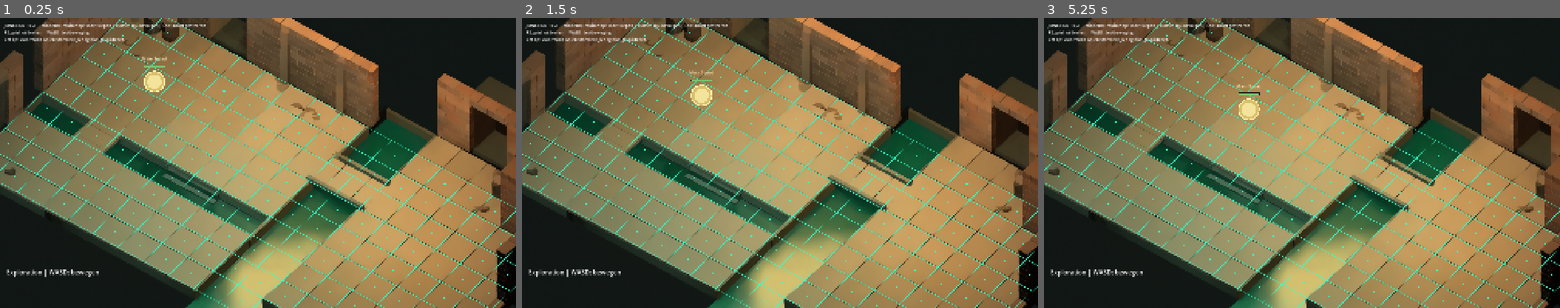
Above: before the commit, frames 1-3 (left to right).
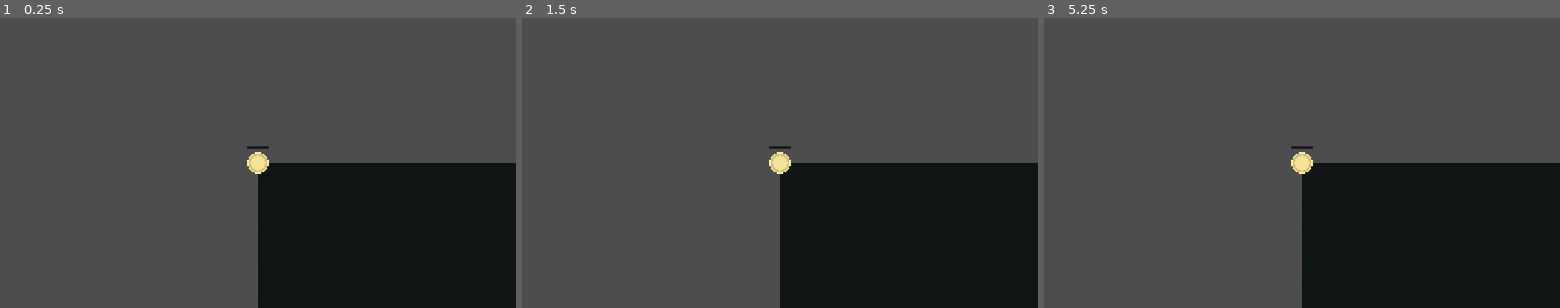
Above: after the commit, the same moments.

Repository: Kradoneem/TacticalRPG-Godot
Game: Godot game, scene res://scenes/exploration/sewer_junction_test.tscn
Same seed, same stepped clock (60 frames per second), same inputs: the game is played once before the commit and once after it. This scene is started directly instead of the project's main scene.
Inputs (mouse positions are in pixels of both pictures, inside the frame that each line leads up to):
- Up to frame 1 (0.25 s): no input
- Up to frame 2 (1.5 s): tap Enter (ui_accept) at 0.5, 0.77, 1.25 s; move the mouse to (893, 148) at 0.52 s; hold D (move_right) 0.53-1.25 s; tap 3 at 0.6 s; click (893, 148) at 0.67 s; drag from (676, 177) to (754, 221) at 1.27 s
- Up to frame 3 (5.25 s): tap Enter (ui_accept) at 2, 2.75, 3.5, 3.77, 4.25 s; move the mouse to (1353, 99) at 2.02 s; hold A (move_left) 2.03-2.75 s; tap 3 at 2.1, 3.8 s; click (1353, 99) at 2.17 s; drag from (1276, 221) to (1147, 119) at 2.77 s; move the mouse to (1456, 206) at 3.52 s; hold D (move_right) 3.53-4.25 s; tap Space at 3.6 s; click (1456, 206) at 3.67 s; drag from (1147, 119) to (1224, 90) at 4.27 s; move the mouse to (1327, 163) at 5.02 s; hold D (move_right) from 5.03 s (still down); tap 2 at 5.1 s; click (1327, 163) at 5.17 s

The runs differ from the first frame. In frame 1, 98% of the frame differs, in the area x 0-100%, y 0-100%; in frame 2, 98%; in frame 3, 98%.

Commit message:
feat-junction-walkable-floor-and-camera-follow

Diff:
--- a/scripts/exploration/exploration_camera.gd
+++ b/scripts/exploration/exploration_camera.gd
@@ -1,37 +1,44 @@
 extends Camera2D
 
 ## Camera presentation only.
-## Does not move tokens or change grid coordinates.
-## Bounds are expressed in this camera parent's local coordinates.
+## Manual inspection ends after a real target-cell change.
+## Calibration never automatically recenters the camera.
+
+@export_range(0.0, 20.0, 0.5) var follow_speed: float = 8.0
 
 var _bounds: Rect2
-var _target: Node2D
+var _target: TacticalPlayer
 var _calibration_check: Callable
 var _configured: bool = false
-var _following: bool = false
+var _following: bool = true
 var _dragging: bool = false
 
 
 func configure(
 	assigned_bounds: Rect2,
-	assigned_target: Node2D,
+	assigned_target: TacticalPlayer,
 	assigned_calibration_check: Callable
 ) -> void:
+	if is_instance_valid(_target):
+		if _target.cell_changed.is_connected(_on_target_cell_changed):
+			_target.cell_changed.disconnect(_on_target_cell_changed)
+
 	_bounds = assigned_bounds
 	_target = assigned_target
 	_calibration_check = assigned_calibration_check
 
-	# One map pixel per viewport unit.
-	# Actual monitor pixels also depend on window stretching.
 	zoom = Vector2.ONE
 	offset = Vector2.ZERO
 	position_smoothing_enabled = false
 	rotation_smoothing_enabled = false
 
 	_configured = true
-	_following = false
+	_following = true
+	_dragging = false
 
-	position = _bounds.get_center()
+	_target.cell_changed.connect(_on_target_cell_changed)
+
+	position = _target.position
 	_clamp_position()
 	make_current()
 
@@ -43,7 +50,19 @@
 	)
 
 
-func _process(_delta: float) -> void:
+func _on_target_cell_changed(
+	previous_cell: Vector2i,
+	new_cell: Vector2i
+) -> void:
+	if previous_cell == new_cell or _is_calibrating():
+		return
+
+	# Actual movement, not a blocked WASD attempt, resumes following.
+	_dragging = false
+	_following = true
+
+
+func _process(delta: float) -> void:
 	if not _configured:
 		return
 
@@ -52,10 +71,15 @@
 
 	if (
 		_following
+		and not _dragging
 		and not _is_calibrating()
 		and is_instance_valid(_target)
 	):
-		position = _target.position
+		if follow_speed <= 0.0:
+			position = _target.position
+		else:
+			var weight: float = 1.0 - exp(-follow_speed * delta)
+			position = position.lerp(_target.position, weight)
 
 	_clamp_position()
 
@@ -77,16 +101,10 @@
 			return
 
 	if event is InputEventMouseMotion and _dragging:
-		var previous_screen_point: Vector2 = (
-			get_viewport().get_mouse_position()
-			- (event as InputEventMouseMotion).relative
-		)
-		var current_screen_point: Vector2 = (
-			get_viewport().get_mouse_position()
-		)
+		var motion := event as InputEventMouseMotion
+		var current_point: Vector2 = get_viewport().get_mouse_position()
+		var previous_point: Vector2 = current_point - motion.relative
 
-		# Convert viewport movement into map-local movement.
-		# This also respects canvas stretching.
 		var screen_to_map: Transform2D = (
 			(get_parent() as Node2D)
 			.get_global_transform_with_canvas()
@@ -94,8 +112,8 @@
 		)
 
 		position += (
-			screen_to_map * previous_screen_point
-			- screen_to_map * current_screen_point
+			screen_to_map * previous_point
+			- screen_to_map * current_point
 		)
 
 		_clamp_position()
@@ -124,19 +142,14 @@
 	if not is_instance_valid(_target):
 		return
 
+	_dragging = false
+	_following = true
 	position = _target.position
-
-	# During calibration, Home only centers once.
-	# Camera following must not interfere with floor-point selection.
-	_following = not _is_calibrating()
-
 	_clamp_position()
 
 
 func _clamp_position() -> void:
-	var half_view: Vector2 = (
-		get_viewport_rect().size / zoom * 0.5
-	)
+	var half_view: Vector2 = get_viewport_rect().size / zoom * 0.5
 
 	position.x = _clamp_axis(
 		position.x,
--- a/scripts/exploration/sewer_entrance_test.gd
+++ b/scripts/exploration/sewer_entrance_test.gd
@@ -37,12 +37,11 @@
 var _save_button: Button
 var _hint: Label
 
-
 func _ready() -> void:
 	player_marker.set_input_enabled(false)
 
 	if grid_size.x <= 0 or grid_size.y <= 0:
-		push_error("Entrance test requires a positive grid size.")
+		push_error("Exploration map requires a positive grid size.")
 		return
 
 	projection = GridProjectionData.new()
@@ -57,13 +56,19 @@
 		projection.axis_y = grid_axis_y
 
 	if not _axes_are_valid(projection.axis_x, projection.axis_y):
-		push_error("Entrance grid axes must not be parallel or zero.")
+		push_error("Grid axes must not be parallel or zero.")
 		return
 
 	tactical_grid = TacticalGrid.new(grid_size)
 
+	# Content subclasses configure floor rules before token initialization.
+	_configure_tactical_grid()
+
 	if not tactical_grid.is_walkable(start_cell):
-		push_error("Entrance start cell is outside the walkable test zone.")
+		push_error(
+			"Start cell is not on walkable floor: " + str(start_cell)
+		)
+		tactical_grid = null
 		return
 
 	# F6 skips main.gd. Never reset an existing game or copy its units.
@@ -73,7 +78,8 @@
 	var main_squad: Squad = GameState.get_main_squad()
 
 	if main_squad == null:
-		push_error("Entrance test could not find a Main Squad.")
+		push_error("Exploration map could not find a Main Squad.")
+		tactical_grid = null
 		return
 
 	player_marker.configure(
@@ -91,6 +97,10 @@
 	player_marker.set_input_enabled(true)
 	queue_redraw()
 
+func _configure_tactical_grid() -> void:
+	# Default: retain the existing rectangular test grid.
+	# Content maps can override this to configure walkable floor.
+	pass
 
 func _axes_are_valid(axis_x: Vector2, axis_y: Vector2) -> bool:
 	if axis_x.length() < 1.0 or axis_y.length() < 1.0:
--- a/scripts/exploration/sewer_junction_test.gd
+++ b/scripts/exploration/sewer_junction_test.gd
@@ -1,8 +1,7 @@
 extends "res://scripts/exploration/exploration_map.gd"
 
-## Junction camera/calibration milestone.
-## The current rectangular grid is a calibration placeholder,
-## not a validated walkable floor layout.
+## Junction floor authoring and camera integration.
+## Grid calibration and walkable floor are separate responsibilities.
 
 @onready var _background: Sprite2D = $Background
 @onready var _map_camera: Camera2D = $MapCamera
@@ -14,6 +13,23 @@
 
 func get_calibration_prefix() -> String:
 	return "sewer_junction"
+
+
+func _configure_tactical_grid() -> void:
+	var floor_regions: WalkableFloorRegions = (
+		get_node_or_null("WalkableFloor") as WalkableFloorRegions
+	)
+
+	if floor_regions == null:
+		push_error("Junction requires a WalkableFloor node.")
+
+		for row in range(grid_size.y):
+			for column in range(grid_size.x):
+				tactical_grid.set_blocked(Vector2i(column, row))
+
+		return
+
+	floor_regions.apply_to_grid(tactical_grid, projection, self)
 
 
 func _ready() -> void:
@@ -30,10 +46,10 @@
 		push_error("Junction requires a background texture.")
 		return
 
-	var texture_size: Vector2 = _background.texture.get_size()
-
-	# Background remains at scale 1 with centered=false.
-	var bounds := Rect2(_background.position, texture_size)
+	var bounds := Rect2(
+		_background.position,
+		_background.texture.get_size()
+	)
 
 	_map_camera.call(
 		"configure",
@@ -43,14 +59,7 @@
 	)
 
 	_set_camera_hint()
-
-	print(
-		"[Junction] Background: ",
-		texture_size,
-		" | camera zoom: ",
-		_map_camera.zoom,
-		" | grid not yet validated"
-	)
+	queue_redraw()
 
 
 func _is_junction_calibrating() -> bool:
@@ -62,10 +71,9 @@
 		return
 
 	_hint.text = (
-		"JUNCTION TEST | middelste muisknop: kaart slepen"
-		+ " | Home: squad volgen | End: kaart centreren"
-		+ "\nF2: grid kalibreren | WASD: testbeweging"
-		+ "\nLet op: vloer/collision en startcel zijn nog niet gevalideerd."
+		"JUNCTION | WASD: bewegen; camera hervat volgen"
+		+ "\nMiddelste muisknop: inspecteren | Home: centreren"
+		+ "\nGroen: walkable | rood: blocked | F2: kalibratie"
 	)
 
 
@@ -74,12 +82,66 @@
 
 	if _calibrating:
 		_hint.text = (
-			"KALIBRATIE | middelste muisknop: kaart slepen"
-			+ "\nLinkermuisknop: O, X en Y kiezen/slepen"
-			+ "\nKies punten op dezelfde vlakke vloer. Escape: annuleren."
+			"KALIBRATIE | camera volgt tijdelijk niet"
+			+ "\nMiddelste muisknop: kaart slepen"
+			+ "\nLinkermuisknop: O, X en Y | Escape: annuleren"
 		)
 
 
 func _finish_calibration() -> void:
 	super._finish_calibration()
+
+	# Rebuild floor classification if the projection changed.
+	_configure_tactical_grid()
+
+	if not tactical_grid.is_walkable(player_marker.cell):
+		push_warning(
+			"Current token cell is blocked after recalibration. "
+			+ "Stop the test and adjust the start cell or floor polygons."
+		)
+
 	_set_camera_hint()
+	queue_redraw()
+
+
+func _draw() -> void:
+	# Keep existing calibration handles.
+	super._draw()
+
+	if (
+		tactical_grid == null
+		or projection == null
+		or not show_debug_grid
+		or _calibrating
+	):
+		return
+
+	for row in range(grid_size.y):
+		for column in range(grid_size.x):
+			var cell := Vector2i(column, row)
+			var walkable: bool = tactical_grid.is_walkable(cell)
+
+			var fill_color: Color = (
+				Color(0.15, 0.85, 0.35, 0.18)
+				if walkable
+				else Color(0.95, 0.15, 0.15, 0.24)
+			)
+
+			var outline_color: Color = (
+				Color(0.2, 1.0, 0.4, 0.8)
+				if walkable
+				else Color(1.0, 0.2, 0.2, 0.8)
+			)
+
+			var outline: PackedVector2Array = (
+				projection.get_cell_outline(cell)
+			)
+			var corners := PackedVector2Array([
+				outline[0],
+				outline[1],
+				outline[2],
+				outline[3]
+			])
+
+			draw_colored_polygon(corners, fill_color)
+			draw_polyline(outline, outline_color, 2.0, true)
--- /dev/null
+++ b/scripts/exploration/walkable_floor_regions.gd
@@ -0,0 +1,110 @@
+class_name WalkableFloorRegions
+extends Node2D
+
+## Editor-authored floor regions.
+## Direct Polygon2D children describe floor or blocked areas.
+## They are authoring helpers, not physics collision objects.
+
+const BLOCKED_GROUP: StringName = &"blocked_floor_region"
+
+
+func _ready() -> void:
+	# Keep authoring polygons visible in the editor, not in the game.
+	hide()
+
+
+func apply_to_grid(
+	grid: TacticalGrid,
+	projection: TacticalGridProjection,
+	map_root: Node2D
+) -> void:
+	var floor_polygons: Array[PackedVector2Array] = []
+	var blocked_polygons: Array[PackedVector2Array] = []
+
+	for child: Node in get_children():
+		if not child is Polygon2D:
+			continue
+
+		var region := child as Polygon2D
+
+		if region.polygon.size() < 3:
+			continue
+
+		var points := PackedVector2Array()
+
+		for point: Vector2 in region.polygon:
+			points.append(map_root.to_local(region.to_global(point)))
+
+		if region.is_in_group(BLOCKED_GROUP):
+			blocked_polygons.append(points)
+		else:
+			floor_polygons.append(points)
+
+	if floor_polygons.is_empty():
+		push_warning(
+			"WalkableFloor has no floor polygons; all cells are blocked."
+		)
+
+	var walkable_count: int = 0
+
+	for row in range(grid.size.y):
+		for column in range(grid.size.x):
+			var cell := Vector2i(column, row)
+			var walkable: bool = _cell_is_on_floor(
+				cell,
+				projection,
+				floor_polygons,
+				blocked_polygons
+			)
+
+			grid.set_blocked(cell, not walkable)
+
+			if walkable:
+				walkable_count += 1
+
+	print(
+		"[WalkableFloor] ",
+		walkable_count,
+		" / ",
+		grid.size.x * grid.size.y,
+		" cells walkable"
+	)
+
+
+func _cell_is_on_floor(
+	cell: Vector2i,
+	projection: TacticalGridProjection,
+	floor_polygons: Array[PackedVector2Array],
+	blocked_polygons: Array[PackedVector2Array]
+) -> bool:
+	var sample_offsets: Array[Vector2] = [
+		Vector2(0.5, 0.5),
+		Vector2(0.05, 0.05),
+		Vector2(0.95, 0.05),
+		Vector2(0.95, 0.95),
+		Vector2(0.05, 0.95)
+	]
+
+	for sample_offset: Vector2 in sample_offsets:
+		var point: Vector2 = projection.grid_to_map(
+			Vector2(cell) + sample_offset
+		)
+
+		if not _point_in_any_polygon(point, floor_polygons):
+			return false
+
+		if _point_in_any_polygon(point, blocked_polygons):
+			return false
+
+	return true
+
+
+func _point_in_any_polygon(
+	point: Vector2,
+	polygons: Array[PackedVector2Array]
+) -> bool:
+	for polygon: PackedVector2Array in polygons:
+		if Geometry2D.is_point_in_polygon(point, polygon):
+			return true
+
+	return false
Not shown, added: scripts/exploration/walkable_floor_regions.gd.uid
